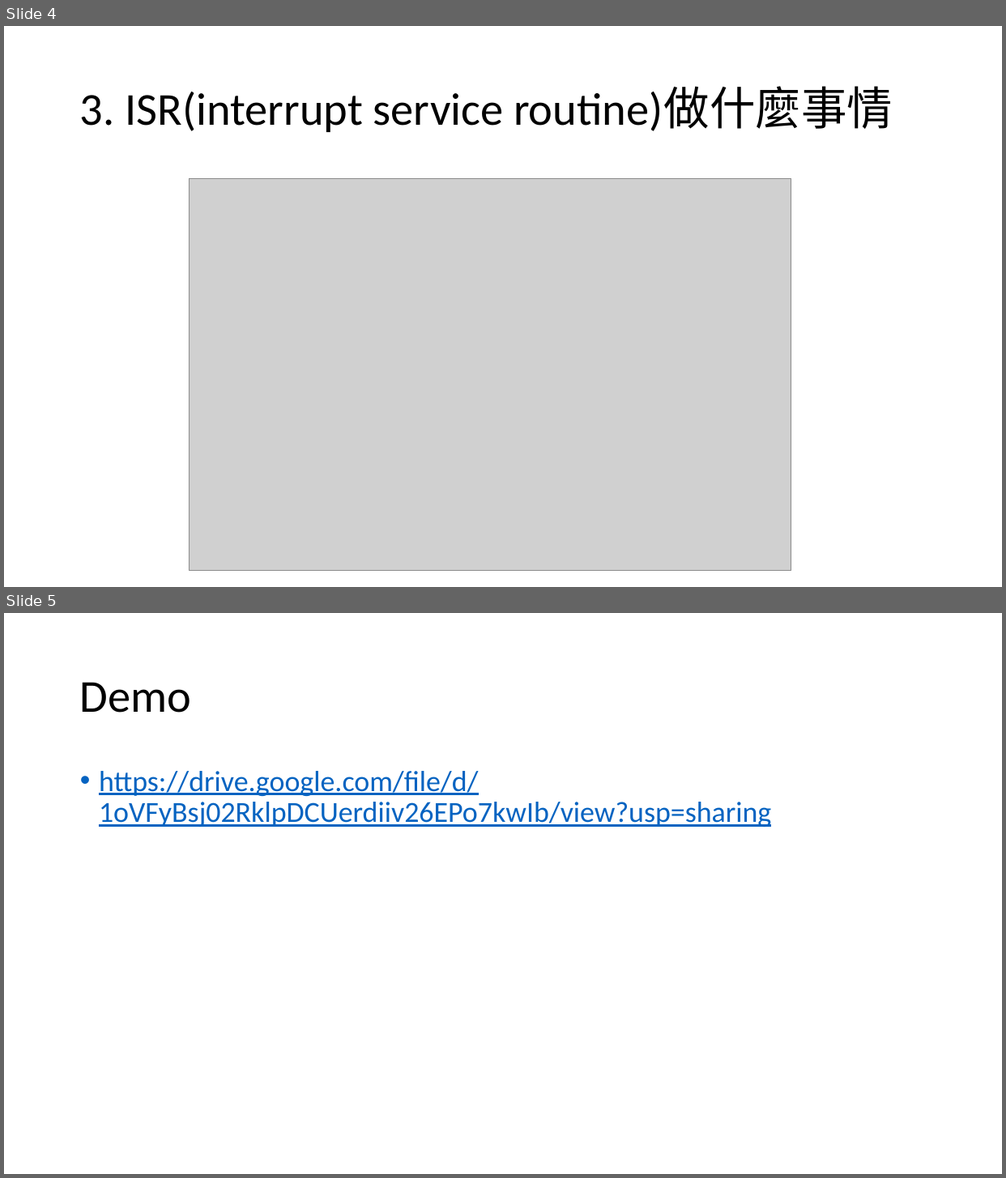
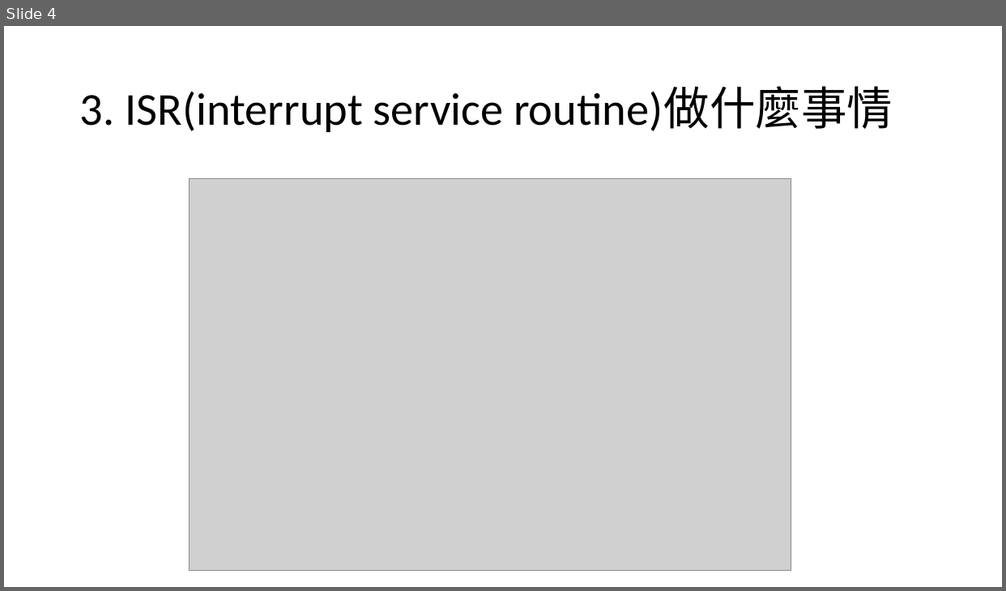
Before and after one commit to kevinhow3117/system-chip-design, a slide deck: HomeWork_2/SOC.pptx. Shown one above the other, each under a label of ours: slides 4 and 5 before the commit, slide 4 after it. The pictures are 1006x1178 and 1006x591 pixels, drawn with LibreOffice and Linux fonts; fonts in the diff are those of the drawing; grey boxes stand for pictures. Boxes give left, top, right and bottom in pixels: in the first picture for what was removed or moved away, otherwise in the second. Text is boxed around its words. In the diff, an @@ line names an element or a change of style, - is before the commit and + after.

```diff
--- a/HomeWork_2/SOC.pptx
+++ b/HomeWork_2/SOC.pptx
@@ slide 5 removed at [4,613,1002,1174], background #FFFFFF @@
@@ title removed at [80,682,192,713] @@
-Demo
@@ text removed at [99,771,771,827] @@
-• https://drive.google.com/file/d/1oVFyBsj02RklpDCUerdiiv26EPo7kwIb/view?usp=sharing
```
Also in this commit, not shown: 1 slide changed, 1 slide added.
